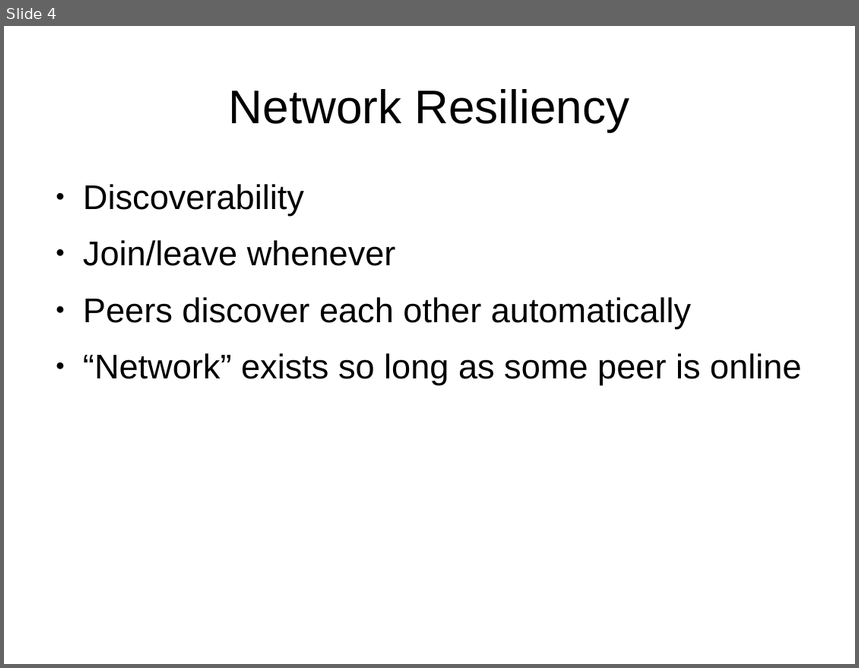
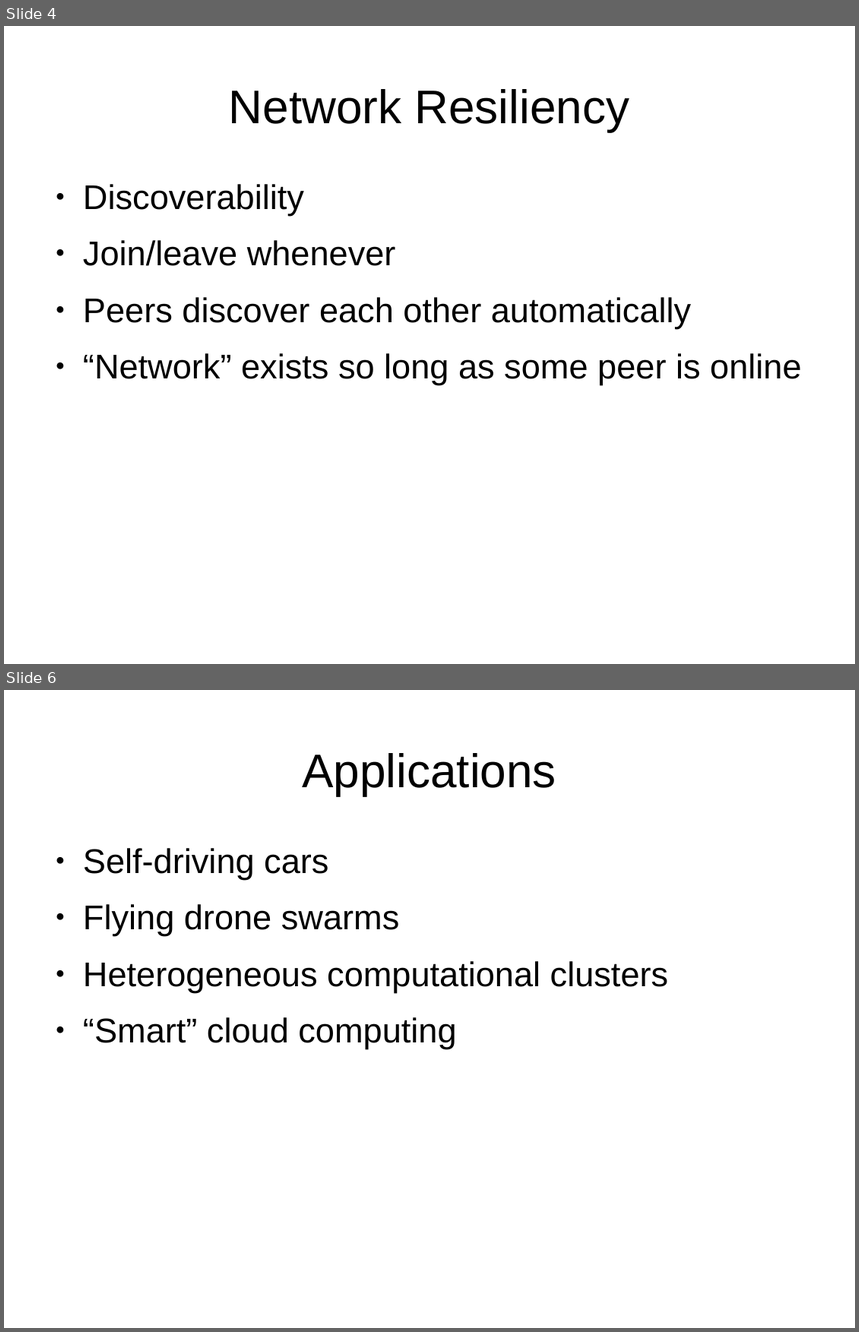
Before and after one commit to andrewazores/Capstone, a slide deck: documentation/problem_statement_presentation.odp. Shown one above the other, each under a label of ours: slide 4 before the commit, slides 4 and 6 after it; the slides between them are not shown. The pictures are 859x668 and 859x1332 pixels, drawn with LibreOffice and Linux fonts; fonts in the diff are those of the drawing. Boxes give left, top, right and bottom in pixels: in the first picture for what was removed or moved away, otherwise in the second. Text is boxed around its words. In the diff, an @@ line names an element or a change of style, - is before the commit and + after.

```diff
--- a/documentation/problem_statement_presentation.odp
+++ b/documentation/problem_statement_presentation.odp
@@ slide 6 added at box(4, 690, 855, 1328), background #FFFFFF @@
@@ title added at box(302, 753, 557, 796), 44 pt, text #000000 @@
+Applications
@@ text added at box(83, 848, 669, 1049), 32 pt, text #000000 @@
+● Self-driving cars
+● Flying drone swarms
+● Heterogeneous computational clusters
+● “Smart” cloud computing
```
Also in this commit, not shown: 1 slide changed, 1 slide removed.
